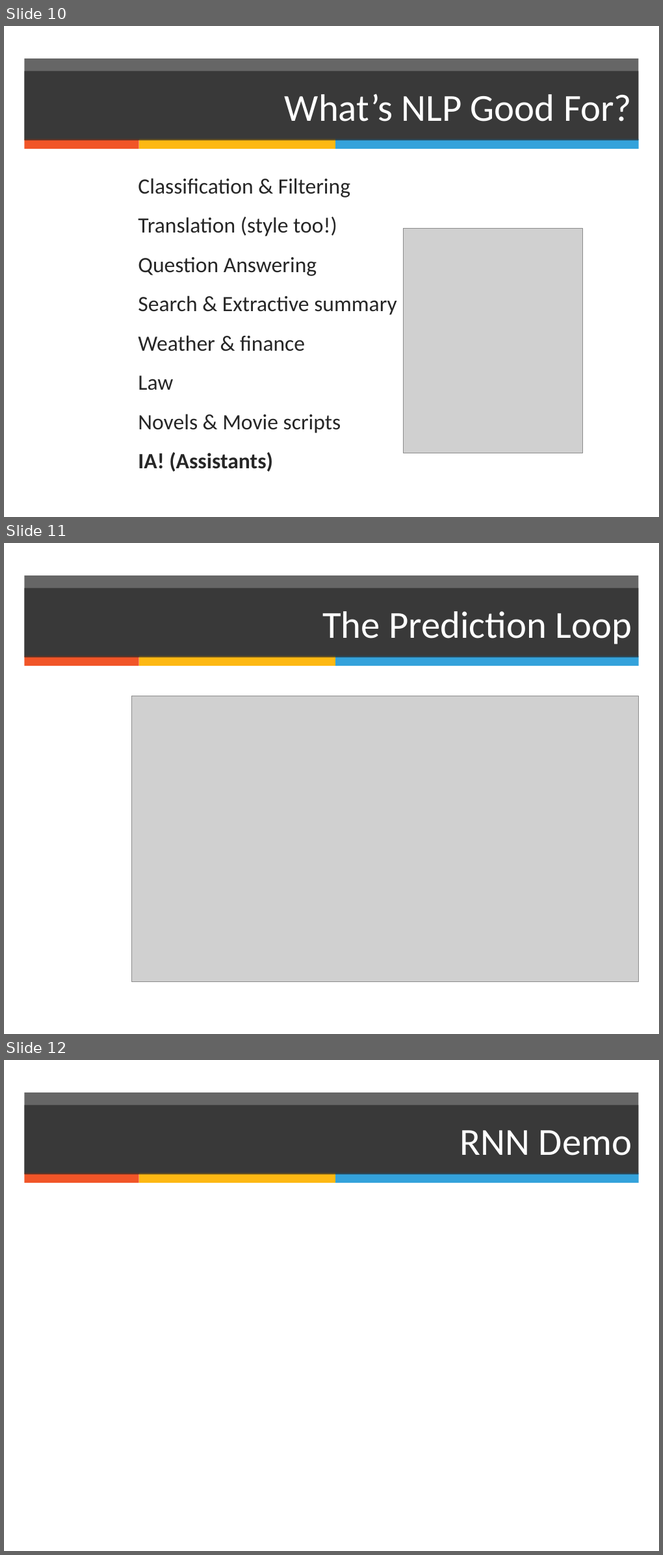
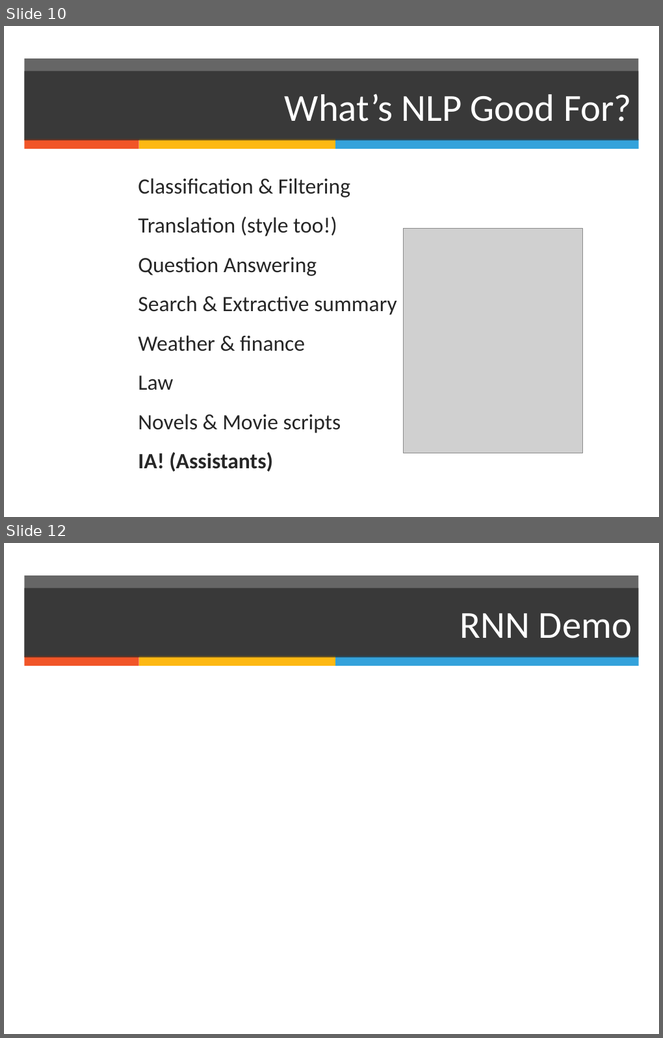
Before and after one commit to manceps/tfw, a slide deck: slides/talk-portland-python-user-group-05-30-manceps-branding.odp. Shown one above the other, each under a label of ours: slides 10, 11 and 12 before the commit, slides 10 and 12 after it; the slides between them are not shown. The pictures are 663x1555 and 663x1038 pixels, drawn with LibreOffice and Linux fonts; fonts in the diff are those of the drawing; grey boxes stand for pictures; background and template pictures are left out. Boxes give left, top, right and bottom in pixels: in the first picture for what was removed or moved away, otherwise in the second. Text is boxed around its words. In the diff, an @@ line names an element or a change of style, - is before the commit and + after.

```diff
--- a/slides/talk-portland-python-user-group-05-30-manceps-branding.odp
+++ b/slides/talk-portland-python-user-group-05-30-manceps-branding.odp
@@ slide 11 removed at (x1=4, y1=543, x2=659, y2=1034), background #FFFFFF; not listed: 4 template elements that a slide beside it also shows @@
@@ title removed at (x1=24, y1=589, x2=639, y2=657) @@
-The Prediction Loop
@@ picture removed at (x1=132, y1=696, x2=639, y2=982) @@
```
Also in this commit, not shown: 3 slides changed, 2 slides added, 1 other slide removed, 51 other files.
